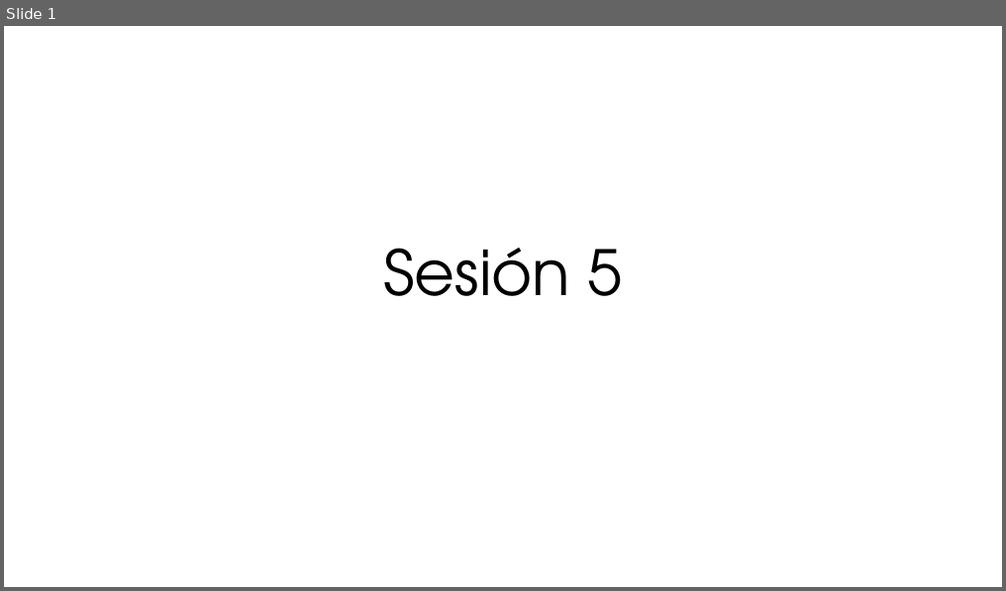
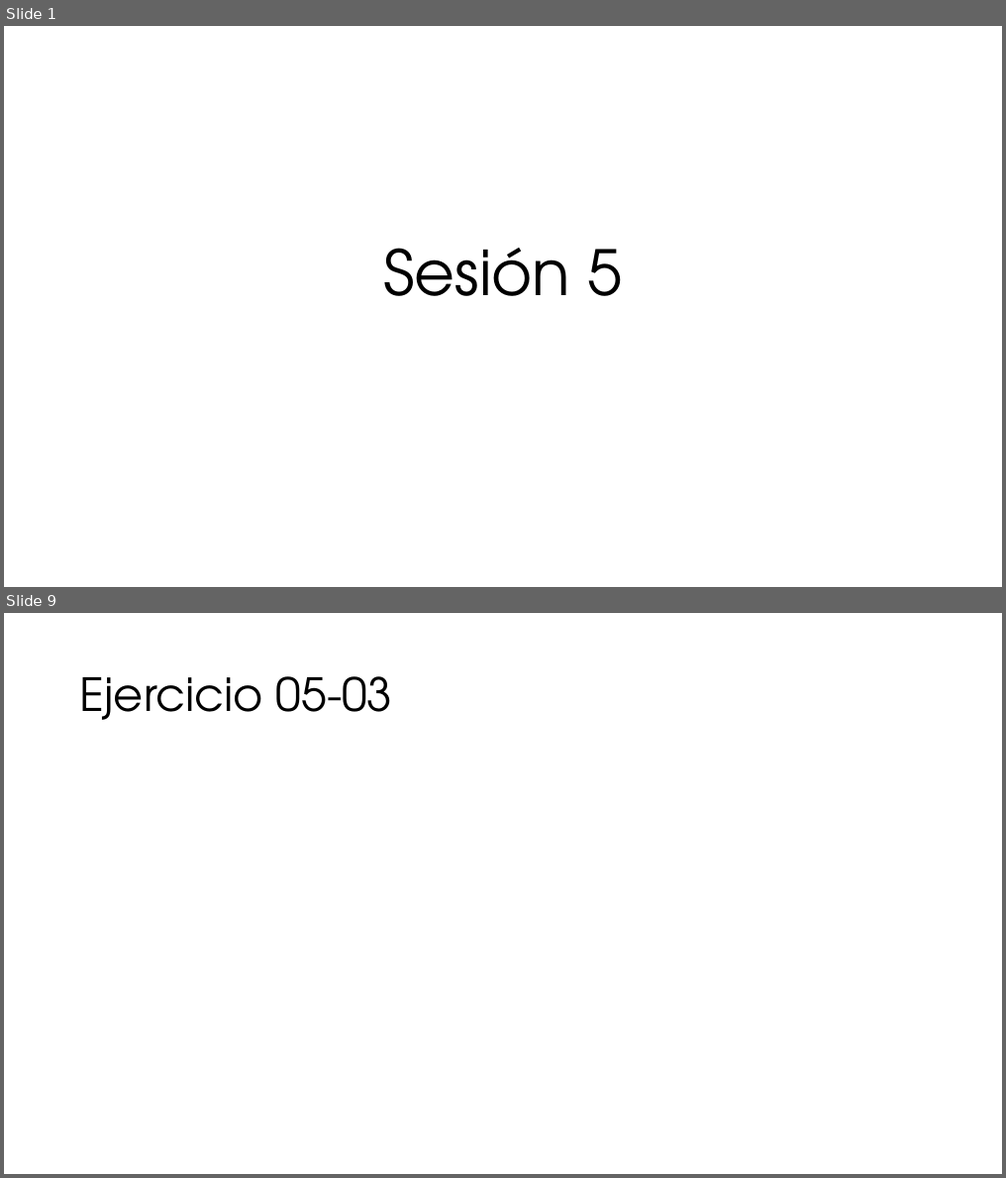
Before and after one commit to ccaballeroh/IntroPython, a slide deck: slides/Programación con Python05.pptx. Shown one above the other, each under a label of ours: slide 1 before the commit, slides 1 and 9 after it; the slides between them are not shown. The pictures are 1006x591 and 1006x1178 pixels, drawn with LibreOffice and Linux fonts; fonts in the diff are those of the drawing. Boxes give left, top, right and bottom in pixels: in the first picture for what was removed or moved away, otherwise in the second. Text is boxed around its words. In the diff, an @@ line names an element or a change of style, - is before the commit and + after.

```diff
--- a/slides/Programación con Python05.pptx
+++ b/slides/Programación con Python05.pptx
@@ slide 9 added at [4,613,1002,1174], background #FFFFFF @@
@@ title added at [80,676,393,720], 44 pt, text #000000 @@
+Ejercicio 05-03
```
Also in this commit, not shown: 1 slide changed, 11 other slides added, 1 slide removed.
